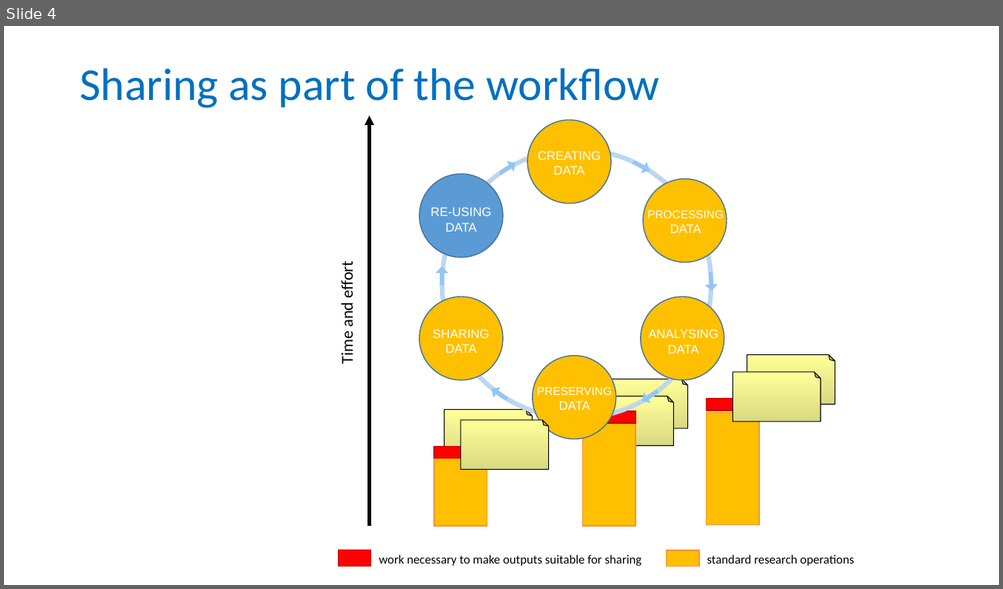
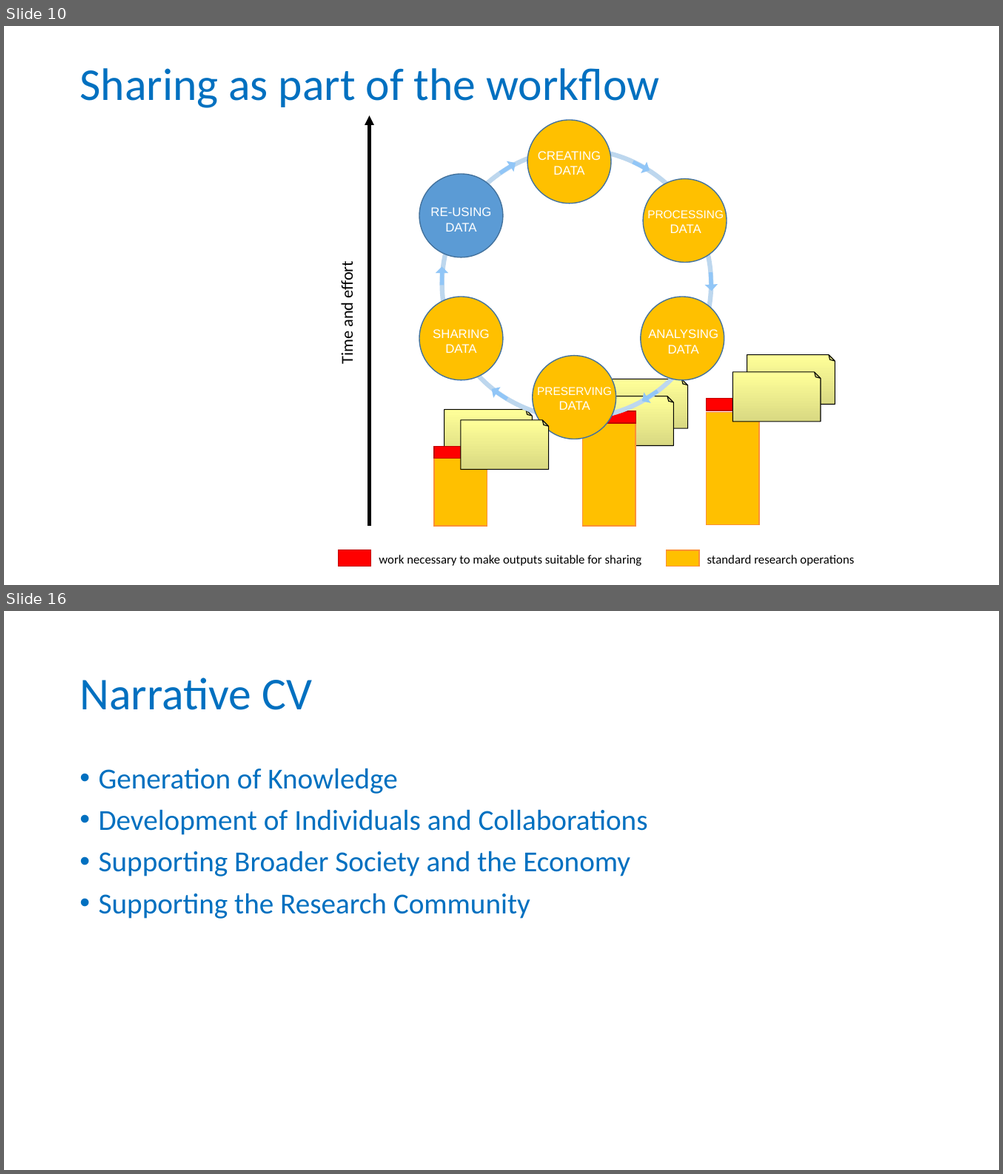
Before and after one commit to tobyhodges/probable-enigma, a slide deck: instructors/01_Why_are_we_here.pptx. Shown one above the other, each under a label of ours: slide 4 before the commit, slides 10 and 16 after it; the slides between them are not shown. The pictures are 1003x589 and 1003x1174 pixels, drawn with LibreOffice and Linux fonts; fonts in the diff are those of the drawing; background and template pictures are left out. Boxes give left, top, right and bottom in pixels: in the first picture for what was removed or moved away, otherwise in the second. Text is boxed around its words. In the diff, an @@ line names an element or a change of style, - is before the commit and + after.

```diff
--- a/instructors/01_Why_are_we_here.pptx
+++ b/instructors/01_Why_are_we_here.pptx
@@ slide 16 added at (4, 611, 999, 1170), background #FFFFFF @@
@@ title added at (79, 678, 312, 710), 44 pt, text #0070C0 @@
+Narrative CV
@@ text added at (99, 768, 648, 919), 28 pt, text #0070C0 @@
+• Generation of Knowledge
+• Development of Individuals and Collaborations
+• Supporting Broader Society and the Economy
+• Supporting the Research Community
@@ what was slide 4 is now slide 10 @@
```
Also in this commit, not shown: 2 slides changed, 17 other slides added, 1 slide removed, 1 other file.
